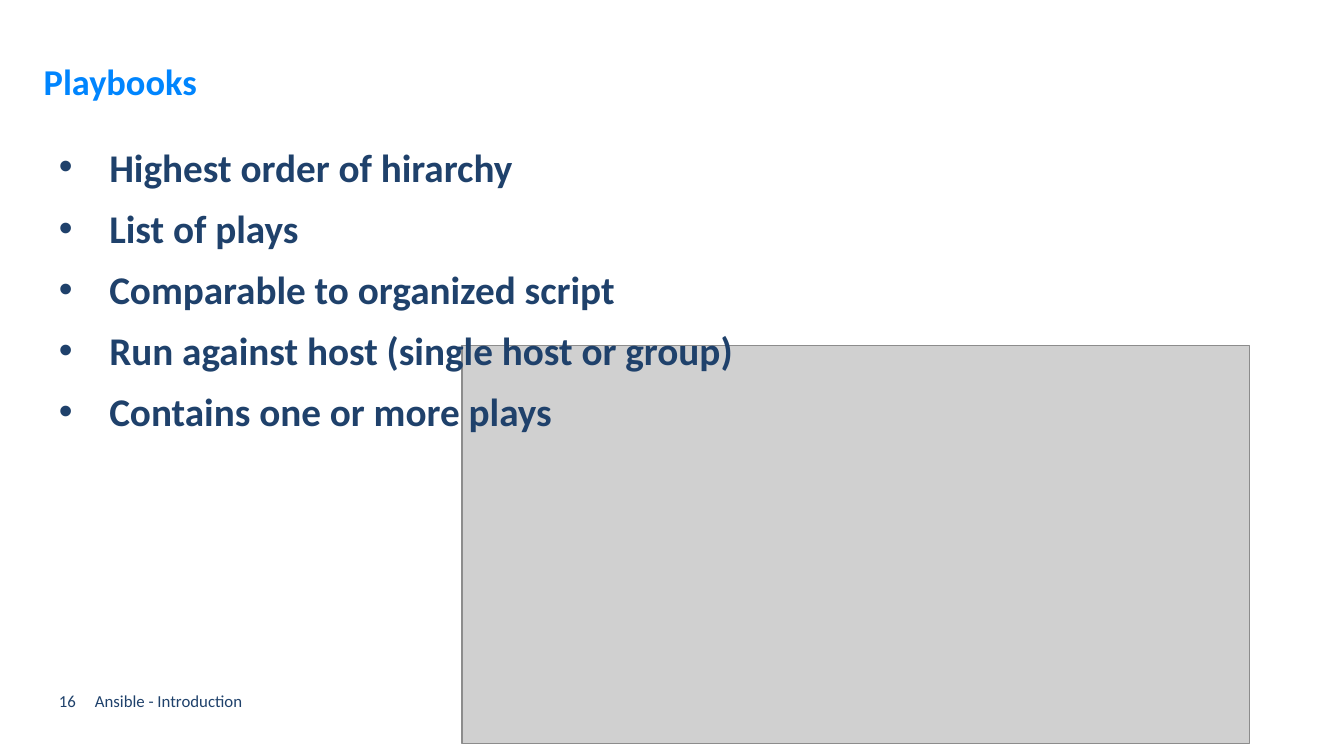
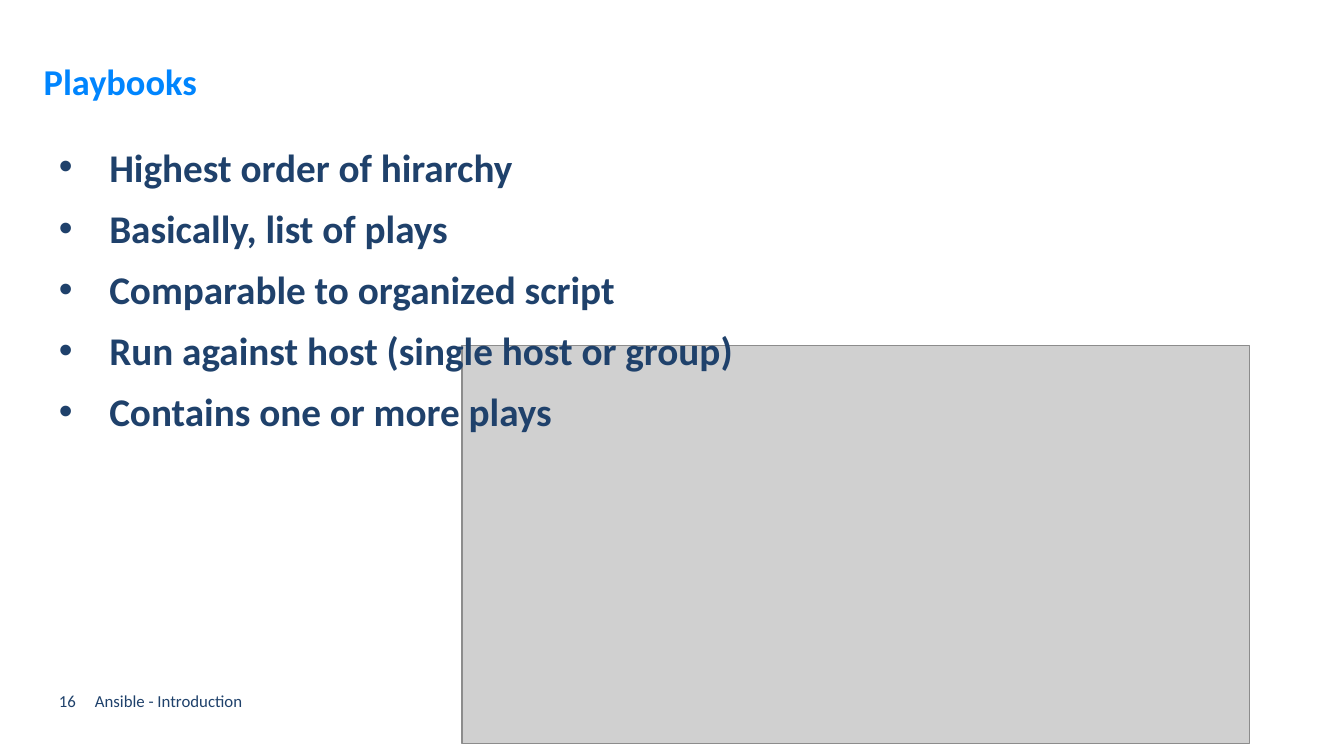
Before and after one commit to GerritVanMol/Ansible_Introduction-21_22, a slide deck: slide 16 of Documents/Ansible_BasicsAndHowToGetStarted.pptx. Drawn at 1344x756 pixels with LibreOffice and Linux fonts; fonts in the diff are those of the drawing; grey boxes stand for pictures; background and template pictures are left out. Boxes give left, top, right and bottom in pixels: in the first picture for what was removed or moved away, otherwise in the second. Text is boxed around its words. In the diff, an @@ line names an element or a change of style, - is before the commit and + after.

```diff
--- a/Documents/Ansible_BasicsAndHowToGetStarted.pptx
+++ b/Documents/Ansible_BasicsAndHowToGetStarted.pptx
@@ text at [109,215,448,249]: text changed @@
-• List of plays
+• Basically, list of plays
```
Also in this commit, not shown: 6 other slides changed, 2 slides added, 1 slide removed, 1 other file.
